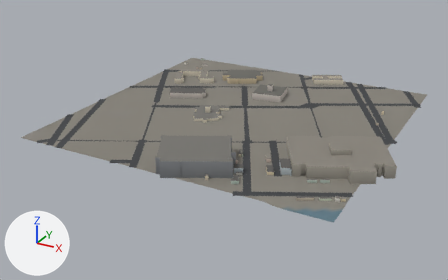
A saved change to the glTF model public/tiles/sf/t4_-6.glb.
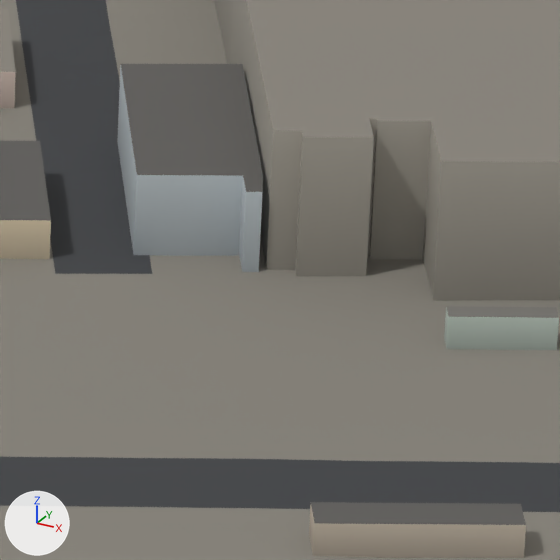
The first picture shows the older version from a 50 mm lens placed at (2690.0, 1888.0, 381.0), pointed at (2237.0, 2712.0, -32.0). The close-ups show the older and then the newer version on the part from 60% to 71% of the width and 55% to 72% of the height of that picture. Only the edits that show in the close-ups are written down. The axes (+X, +Y, +Z) are drawn at lower left. The lights are the same throughout. Where no turn or scale is listed for an object, it has been applied to the vertices.

Objects in the first close-up: 'buildings', 'ground', 'roads'.
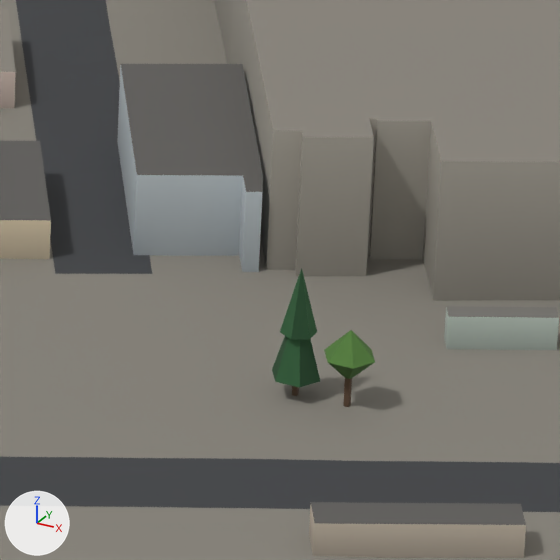
Edits to the scene script, one JSON object a line:
```json
{"op": "add", "block": "mat_foliage", "code": ["mat_foliage = bpy.data.materials.new('foliage')", "mat_foliage.use_nodes = True; mat_foliage.node_tree.nodes.clear()", "_N = mat_foliage.node_tree.nodes; _L = mat_foliage.node_tree.links", "n0 = _N.new('ShaderNodeBsdfPrincipled'); n0.name = 'Principled BSDF'", "n0.inputs[2].default_value = 0.95  # 'Roughness'", "n1 = _N.new('ShaderNodeOutputMaterial'); n1.name = 'Material Output'", "n2 = _N.new('ShaderNodeVertexColor'); n2.name = 'Color Attribute'", "_L.new(n0.outputs[0], n1.inputs[0])  # 'BSDF' to 'Surface'", "_L.new(n2.outputs[0], n0.inputs[0])  # 'Color' to 'Base Color'"]}
{"op": "add", "block": "me_foliage_conifer", "code": ["me_foliage_conifer = bpy.data.meshes.new('foliage-conifer')", "me_foliage_conifer.from_pydata(...)  # 22 vertices, 20 faces; spans x -0.5..0.5, y -0.43..0.43, z -0.02..1.0", "me_foliage_conifer.materials.append(mat_foliage)"]}
{"op": "add", "block": "me_foliage_broadleaf", "code": ["me_foliage_broadleaf = bpy.data.meshes.new('foliage-broadleaf')", "me_foliage_broadleaf.from_pydata(...)  # 16 vertices, 20 faces; spans x -0.5..0.5, y -0.43..0.43, z -0.02..1.0", "me_foliage_broadleaf.materials.append(mat_foliage)"]}
{"op": "add", "block": "ob_foliage_conifer_093", "code": ["ob_foliage_conifer_093 = bpy.data.objects.new('foliage-conifer.093', me_foliage_conifer)", "ob_foliage_conifer_093.parent = ob_foliage_conifer", "ob_foliage_conifer_093.location = (177.2, -194.8, 2.984)", "ob_foliage_conifer_093.scale = (5.75, 5.75, 15.8)"]}
{"op": "add", "block": "ob_foliage_conifer", "code": ["ob_foliage_conifer = bpy.data.objects.new('foliage-conifer', None)", "ob_foliage_conifer.location = (2250.0, 2750.0, 0.0)"]}
{"op": "add", "block": "ob_foliage_broadleaf_097", "code": ["ob_foliage_broadleaf_097 = bpy.data.objects.new('foliage-broadleaf.097', me_foliage_broadleaf)", "ob_foliage_broadleaf_097.parent = ob_foliage_broadleaf", "ob_foliage_broadleaf_097.location = (183.2, -194.5, 3.031)", "ob_foliage_broadleaf_097.scale = (6.0, 6.0, 9.5)"]}
{"op": "add", "block": "ob_foliage_broadleaf", "code": ["ob_foliage_broadleaf = bpy.data.objects.new('foliage-broadleaf', None)", "ob_foliage_broadleaf.location = (2250.0, 2750.0, 0.0)"]}
```

Pixel boxes [x1, y1, x2, y2] of what changed, in the close-ups (560 x 560 px):
```json
{"object": "foliage-conifer.093", "change": "added", "after": [272, 268, 320, 396], "on screen": "green"}
{"object": "foliage-broadleaf.097", "change": "added", "after": [324, 330, 375, 407], "on screen": "green"}
```
